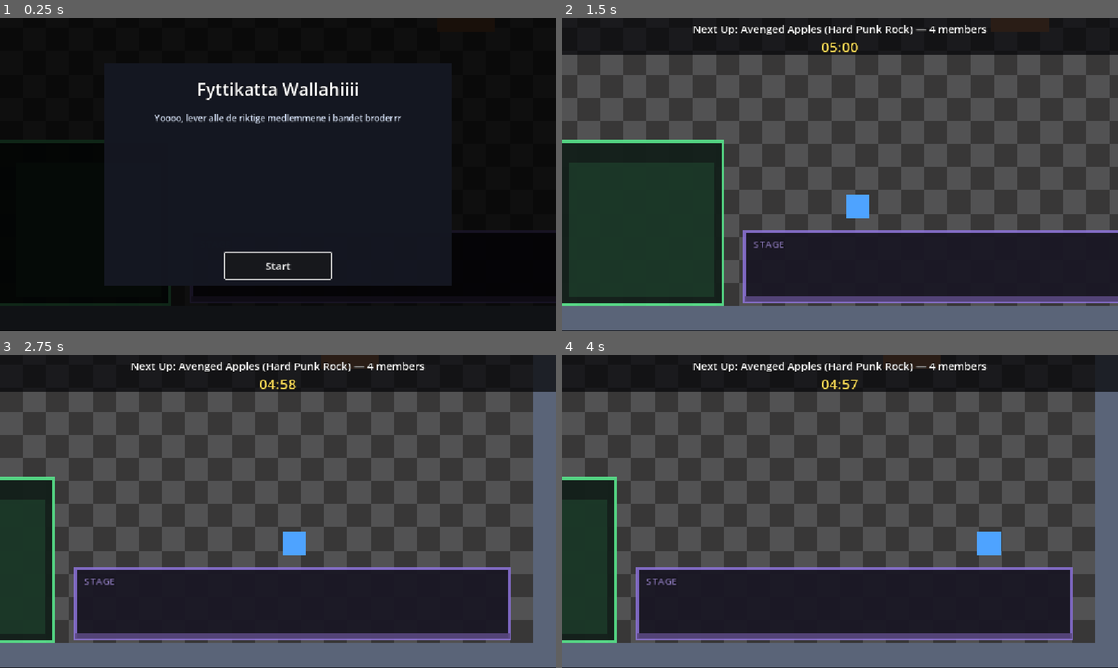
Above: before the commit, frames 1-4 (two rows, left to right).
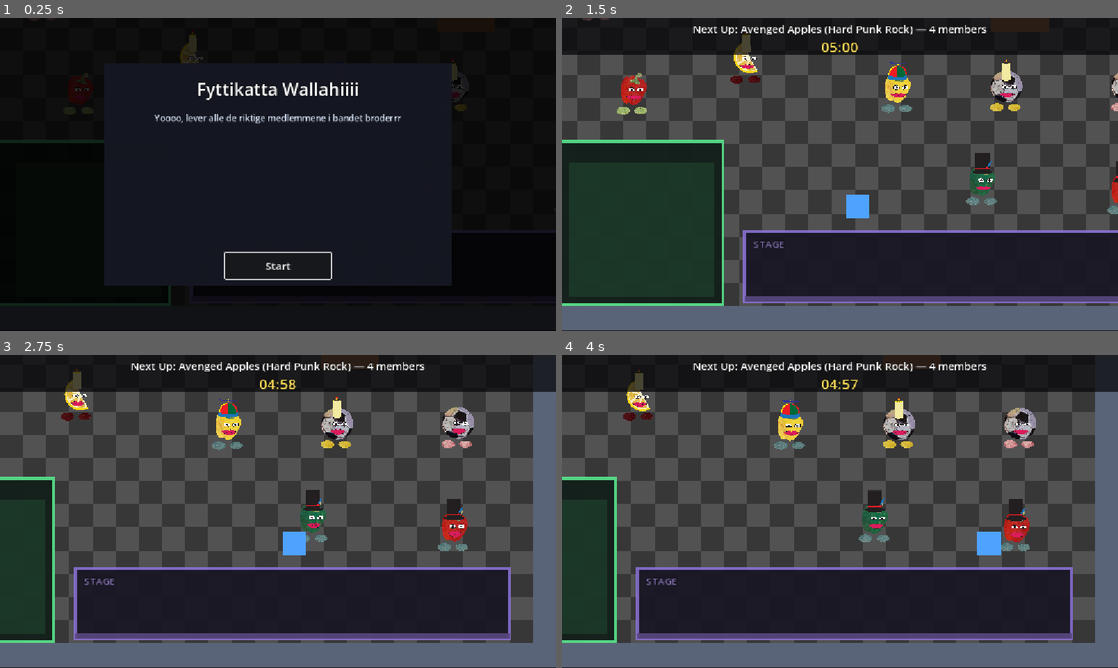
Above: after the commit, the same moments.

Repository: hexahigh/cool-game-project
Game: Godot game, scene res://scenes/main.tscn
Two runs of this game, one before a commit and one after it. Both use one fixed random seed, a clock stepped at 60 frames per second and the inputs below.
Inputs (mouse positions are in pixels of both pictures, inside the frame that each line leads up to):
- Up to frame 1 (0.25 s): no input
- Up to frame 2 (1.5 s): click "Start" at 0.5 s; tap Enter at 1.25 s; move the mouse to (962, 158) at 1.27 s; hold D (move_right) from 1.28 s (still down); click (962, 158) at 1.42 s
- Up to frame 3 (2.75 s): release D (move_right) at 2 s; drag from (166, 527) to (250, 574) at 2.02 s
- Up to frame 4 (4 s): move the mouse to (895, 442) at 2.77 s; hold D (move_right) 2.78-3.5 s; drag from (812, 574) to (673, 464) at 3.52 s

The runs differ from the first frame. In frame 1, 0.4% of the frame differs, in the area x 5-85%, y 0-31%; in frame 2, 2.6%; in frame 3, 2.8%; in frame 4, 2.9%, in the area x 11-86%, y 4-63%.

Commit message:
saker og ting

Diff:
--- a/entities/band_member.tscn
+++ b/entities/band_member.tscn
@@ -1287,7 +1287,6 @@
 }
 
 [node name="BandMember" type="Node2D" unique_id=1355637323]
-scale = Vector2(1e-05, 1e-05)
 
 [node name="right_foot" type="Sprite2D" parent="." unique_id=1324611511]
 position = Vector2(2.9999995, -3.0000002)
@@ -1306,7 +1305,6 @@
 
 [node name="eyes" type="Sprite2D" parent="body" unique_id=740870741]
 position = Vector2(244.44446, -333.33337)
-scale = Vector2(1e-05, 1e-05)
 texture = ExtResource("3_amg7d")
 
 [node name="accessory" type="Sprite2D" parent="body" unique_id=644283547]
--- a/scripts/band_member.gd
+++ b/scripts/band_member.gd
@@ -42,6 +42,8 @@
 @onready var _visual: Node2D = $Visual
 @onready var _body: Sprite2D = $Visual/body
 @onready var _eyes: Sprite2D = $Visual/body/eyes
+@onready var _right_foot: Sprite2D = $Visual/right_foot
+@onready var _left_foot: Sprite2D = $Visual/left_foot
 @onready var _accessory: Sprite2D = $Visual/body/accessory
 @onready var _anim: AnimationPlayer = $Visual/AnimationPlayer
 @onready var _audio: AudioStreamPlayer2D = $Audio
@@ -106,6 +108,8 @@
 
 	_body.texture = data.body
 	_eyes.texture = data.eyes
+	_right_foot.texture = data.feet
+	_left_foot.texture = data.feet
 	if data.accessory != null:
 		_accessory.texture = data.accessory
 		_accessory.visible = true
--- a/scripts/game_manager.gd
+++ b/scripts/game_manager.gd
@@ -57,10 +57,15 @@
 	"res://assets/sprites/accessories/sunshine_and_rainbows.png",
 ]
 const EYE_PATHS := [
-	"res://assets/sprites/eyes/closed_eyes.png",
 	"res://assets/sprites/eyes/default_eyes.png",
 ]
-const FOOT_PATH := "res://assets/sprites/foot.png"
+const FEET_PATHS := [
+	"res://assets/sprites/feet/blue_foot.png",
+	"res://assets/sprites/feet/brown_foot.png",
+	"res://assets/sprites/feet/green_foot.png",
+	"res://assets/sprites/feet/pink_foot.png",
+	"res://assets/sprites/feet/yellow_foot.png",
+]
 
 enum State {INTRO, PLAYING, FOCUS, TRANSITION, GAME_OVER, VICTORY}
 
@@ -249,11 +254,11 @@
 	if combos.size() < slots.size():
 		push_warning("Not enough unique looks (%d) for %d characters." % [combos.size(), slots.size()])
 
-	var foot: Texture2D = load(FOOT_PATH)
 	for i in slots.size():
 		var slot: Dictionary = slots[i]
 		var combo: Dictionary = combos[i % combos.size()]
 		var eyes: Texture2D = load(EYE_PATHS[randi() % EYE_PATHS.size()])
+		var feet: Texture2D = load(FEET_PATHS[randi() % FEET_PATHS.size()])
 		var streams: Array = []
 		for path in slot.stem_paths:
 			streams.append(load(path))
@@ -269,7 +274,7 @@
 			"body": combo.body,
 			"accessory": combo.accessory,
 			"eyes": eyes,
-			"foot": foot,
+			"feet": feet,
 			"stems": streams,
 			"stage_bus": _muffle_bus_name(slot.band_id),
 			"isolation_bus": _isolation_bus_name(slot.band_id, slot.instrument),
Not shown, added: assets/music/main-menu.ogg.import
Not shown, added: assets/sounds/select.wav.import
Not shown, added: assets/music/main-menu.ogg
Not shown, added: assets/music/main-menu.s3m
Not shown, added: assets/sounds/select.wav
